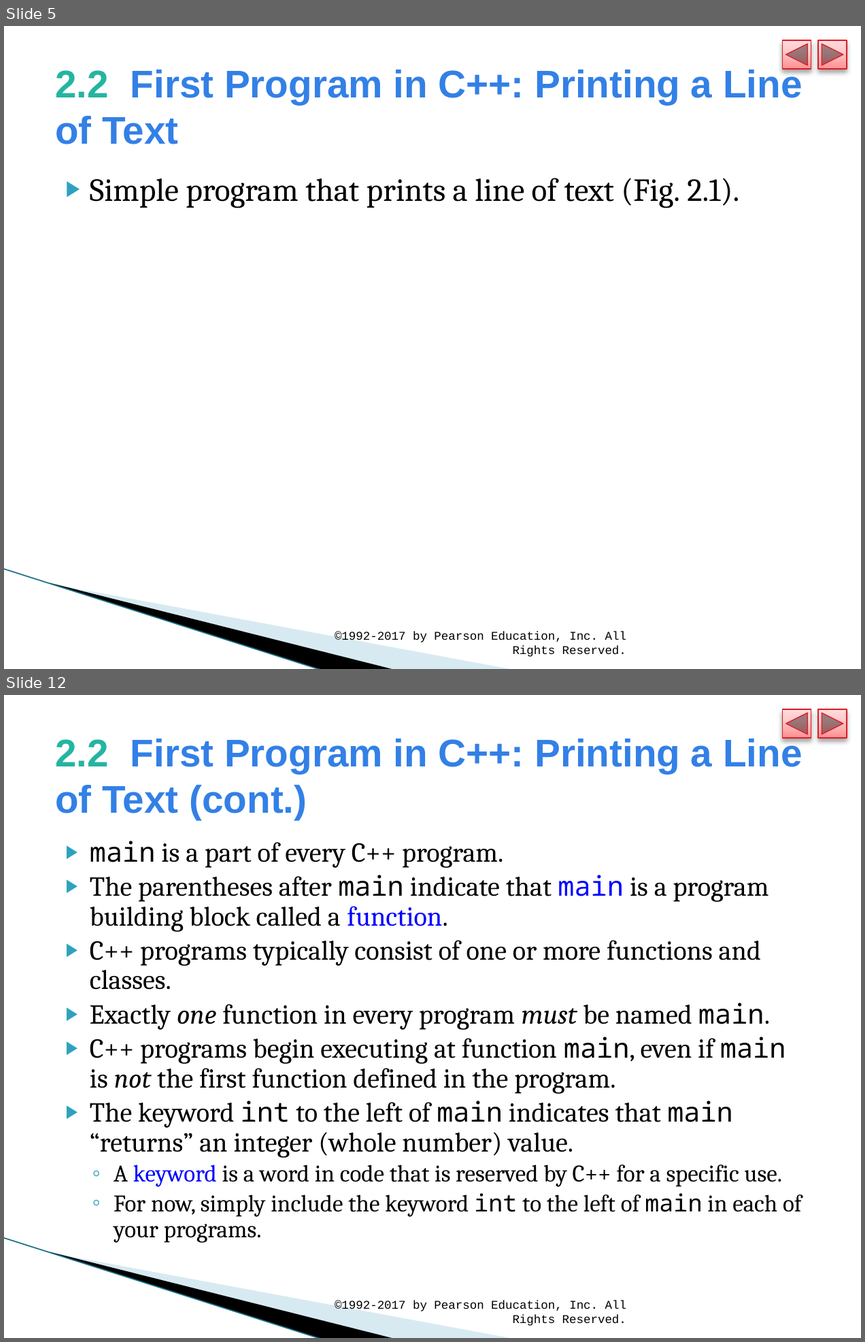
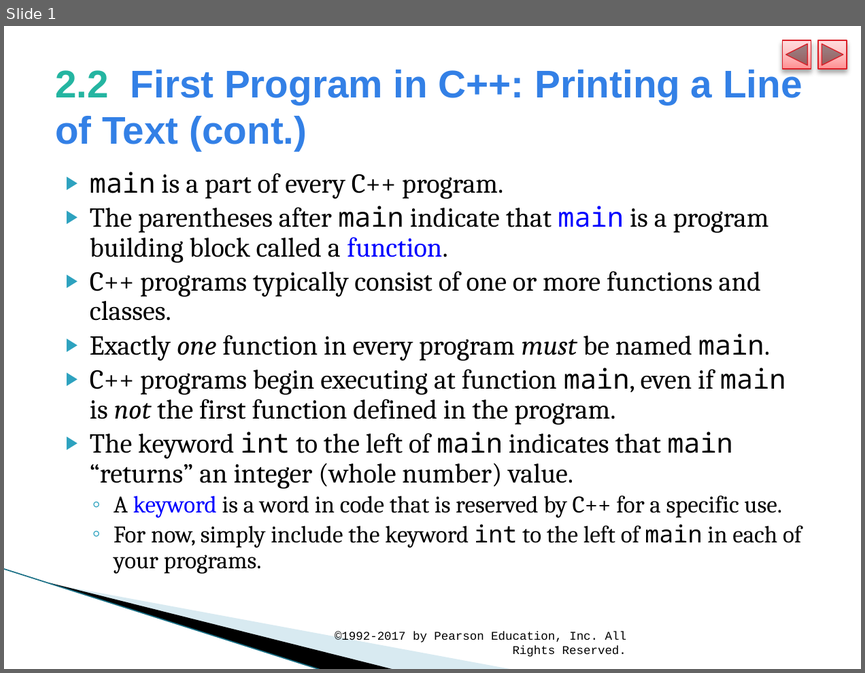
Before and after one commit to hakancangunerli/uga_code, a slide deck: CSCI2720/recap/presentations/cpphtp10_02.pptx. Shown one above the other, each under a label of ours: slides 5 and 12 before the commit, slide 1 after it; the slides between them are not shown. The pictures are 865x1342 and 865x673 pixels, drawn with LibreOffice and Linux fonts; fonts in the diff are those of the drawing; background and template pictures are left out. Boxes give left, top, right and bottom in pixels: in the first picture for what was removed or moved away, otherwise in the second. Text is boxed around its words. In the diff, an @@ line names an element or a change of style, - is before the commit and + after.

```diff
--- a/CSCI2720/recap/presentations/cpphtp10_02.pptx
+++ b/CSCI2720/recap/presentations/cpphtp10_02.pptx
@@ slide 5 removed at [4,26,861,669], background #FFFFFF; not listed: 5 template elements that a slide beside it also shows @@
@@ title removed at [55,67,802,144] @@
-2.2 First Program in C++: Printing a Line of Text
@@ text removed at [90,178,739,208] @@
-▶ Simple program that prints a line of text (Fig. 2.1).
@@ text removed at [334,631,626,656] @@
-©1992-2017 by Pearson Education, Inc. All Rights Reserved.
@@ what was slide 12 is now slide 1 @@
```
Also in this commit, not shown: 20 other slides removed, 28 other files.
